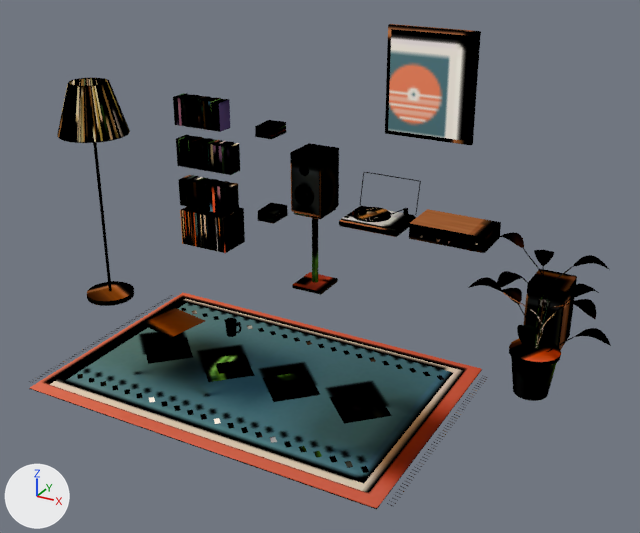
What one commit did to the glTF model src/assets/room/objects.glb.
Rendered twice from a 50 mm lens placed at (3.017, -4.794, 3.191), pointed at (0.342, 0.069, 0.759). Every picture has the same lights, and +X, +Y and +Z are marked at lower left. The picture after the commit comes second. Vertices at exactly the same position are counted once.

The first picture shows 'Kilim ground'.
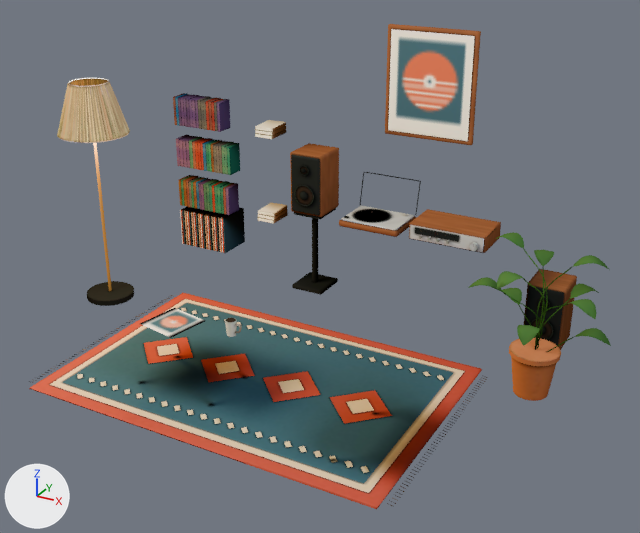
Location of each change, (x1, y1, x2, y2) in pixels of the pictures (640 x 533 px):
part 1 of me_cube_090, deleted: before (353, 207, 408, 222)
part 2 of me_cube_090, surface changed: (57, 32, 611, 509) in both

Edits to the bpy script that builds the scene:
```text
Change me_cube_090:
    used by ob_kilim_ground; location = (0.1, -0.35, 0.025)
    remove me_cube_090.from_pydata(...)  # 20339 vertices, 38302 faces; spans x -2.06..2.15, y -0.86..1.82, z -0.01..2.15
    add me_cube_090.from_pydata(...)  # 16515 vertices, 30678 faces; spans x -2.06..2.15, y -0.86..1.82, z -0.01..2.15
    me_cube_090 part 1: 13 loose pieces with 3824 vertices, spanning x -0.04..0.36, y 1.36..1.66, z 0.72..0.8, are deleted
    me_cube_090 part 2: 29546 kept faces spanning x -2.06..2.15, y -0.86..1.82, z -0.01..2.15 get new texture (UV) coordinates
```
